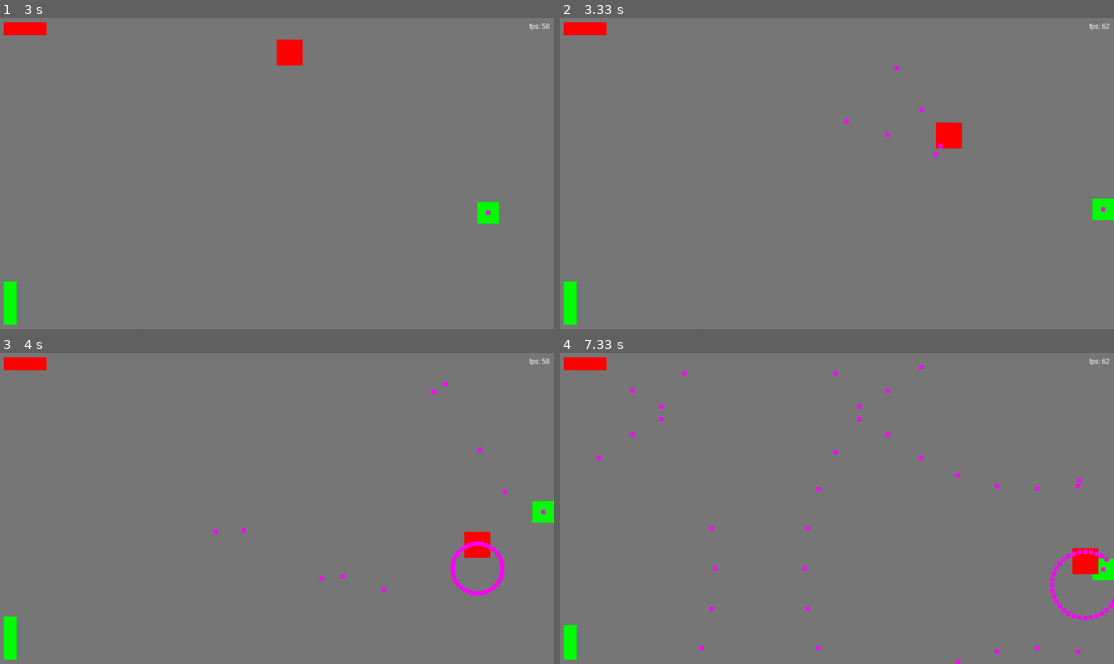
Above: before the commit, frames 1-4 (two rows, left to right).
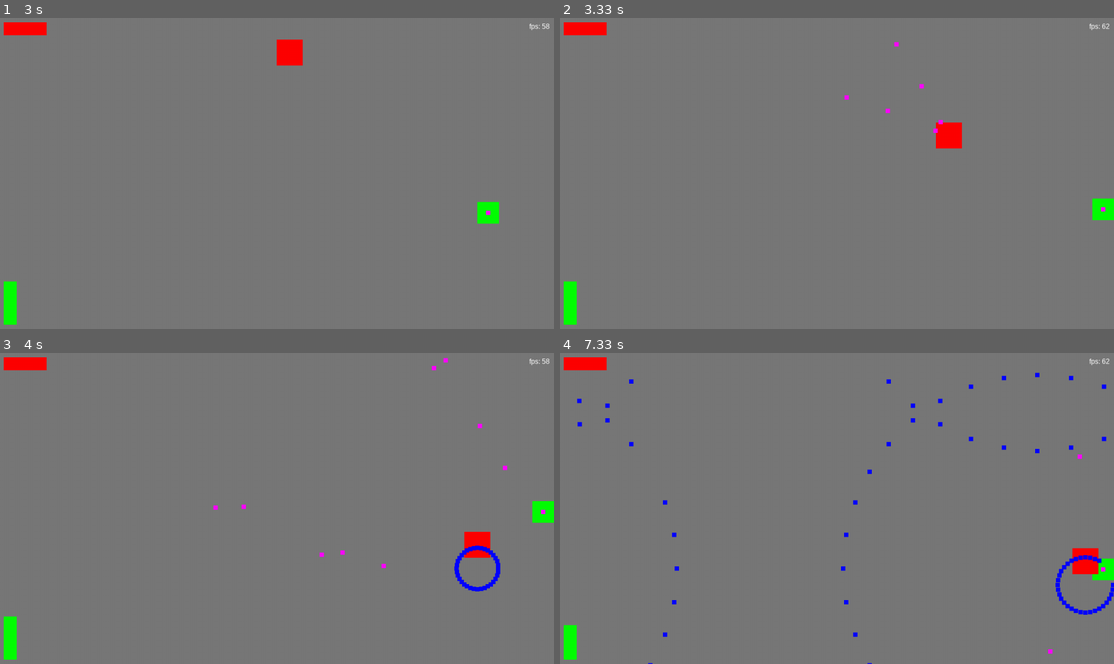
Above: after the commit, the same moments.

Repository: NemoDacremont/bulletHell
Game: pygame game, started from src/main.py
Two runs of this game, one before a commit and one after it. Both use one fixed random seed, a clock stepped at 60 frames per second and the inputs below.
Inputs:
- Up to frame 1 (3 s): tap O at 0.33 s; hold D 0.67-1.13 s; tap Z at 0.73, 1.03, 1.23, 1.53, 1.73, 2.07, 2.37, 2.73 s; hold D 1.17-1.63 s; hold S 1.67-1.97 s; hold D 2-2.63 s; hold S from 2.67 s (still down)
- Up to frame 2 (3.33 s): release S at 3.03 s; hold D from 3.07 s (still down); tap Z at 3.13 s
- Up to frame 3 (4 s): tap Z at 3.43, 3.63, 3.93 s; release D at 3.53 s; hold D from 3.57 s (still down)
- Up to frame 4 (7.33 s): release D at 4.03 s; hold S 4.07-4.37 s; tap Z at 4.13, 4.47, 4.77, 5.13, 5.53, 5.83, 6.03, 6.33, 6.53, 6.87, 7.17 s; hold D 4.4-5.03 s; hold S 5.07-5.43 s; hold D 5.47-5.93 s; hold D 5.97-6.43 s; hold S 6.47-6.77 s; hold D from 6.8 s (still down)

Frame 1 is identical in both runs. In frame 2, 0.2% of the frame differs, in the area x 51-70%, y 7-45%; in frame 3, 1.0%; in frame 4, 1.6%, in the area x 3-100%, y 3-100%.

Commit message:
update couleur balles

Diff:
--- a/src/entites/balles/balle.py
+++ b/src/entites/balles/balle.py
@@ -18,11 +18,12 @@
 
 	def __init__(self, nom: str, fenetre: Fenetre, vue: Vue, largeur: float,
 							hauteur: float, x: float, y: float, groupe: int,
-							degats: float) -> None:
+							degats: float, couleur = (255, 0, 255)) -> None:
 		super().__init__(nom, fenetre, vue, largeur, hauteur, x, y)
 
 		self.groupe = groupe
 		self.degats = degats
+		self.color = couleur
 
 	def collision(self):
 		personnages = self.vue.getPersonnages()
@@ -47,4 +48,4 @@
 		fenetre = self.fenetre.getFenetre()
 		# On redéfini le rect pour qu'il ait la bonne origine
 		self.rect = pygame.Rect(self.x, self.y, self.largeur, self.hauteur)
-		fenetre.fill(Balle.COLOR, self.rect)
+		fenetre.fill(self.color, self.rect)
--- a/src/entites/balles/balleDroiteContinuum.py
+++ b/src/entites/balles/balleDroiteContinuum.py
@@ -12,6 +12,7 @@
 
 class BalleDroiteContinuum(Balle):
 	NOM = "balleDroiteContinuum"
+	COLOR = 0, 0, 255 #Bleu
 
 	def __init__(self, fenetre: Fenetre, vue: Vue, largeur: float, hauteur: float,
 		x: float, y: float, groupe: int, vitesse: float, degats: float,
@@ -34,7 +35,7 @@
 		"""
 
 		super().__init__(BalleDroiteContinuum.NOM, fenetre, vue, largeur, hauteur, x, y,
-			groupe, degats)
+			groupe, degats, BalleDroiteContinuum.COLOR)
 
 		self.direction = direction
 		self.vy = sin(direction) * vitesse
--- a/src/entites/ennemis/boss/boss1/phases/phase2.py
+++ b/src/entites/ennemis/boss/boss1/phases/phase2.py
@@ -72,7 +72,7 @@
 
 			tir1X = boss.x + (boss.largeur / 2) - (balleLargeur / 2)
 			# La balle apparait en dessous du boss
-			tirY = boss.y + boss.hauteur + 2 * balleHauteur
+			tirY = boss.y + (boss.hauteur / 2) - (balleHauteur / 2)
 
 			tirVitesse = self.fenetre.getHauteur() / 2
 			tirDegats = 1
@@ -103,7 +103,7 @@
 				# La balle apparait en dessous du boss
 				tirY = boss.y + boss.hauteur + 2 * balleHauteur
 
-				tirVitesse = self.fenetre.getHauteur() / 5
+				tirVitesse = self.fenetre.getHauteur() / 6
 				tirDegats = 1
 
 				balle = BalleDroiteContinuum(self.fenetre, self.vue, balleLargeur, balleHauteur,
